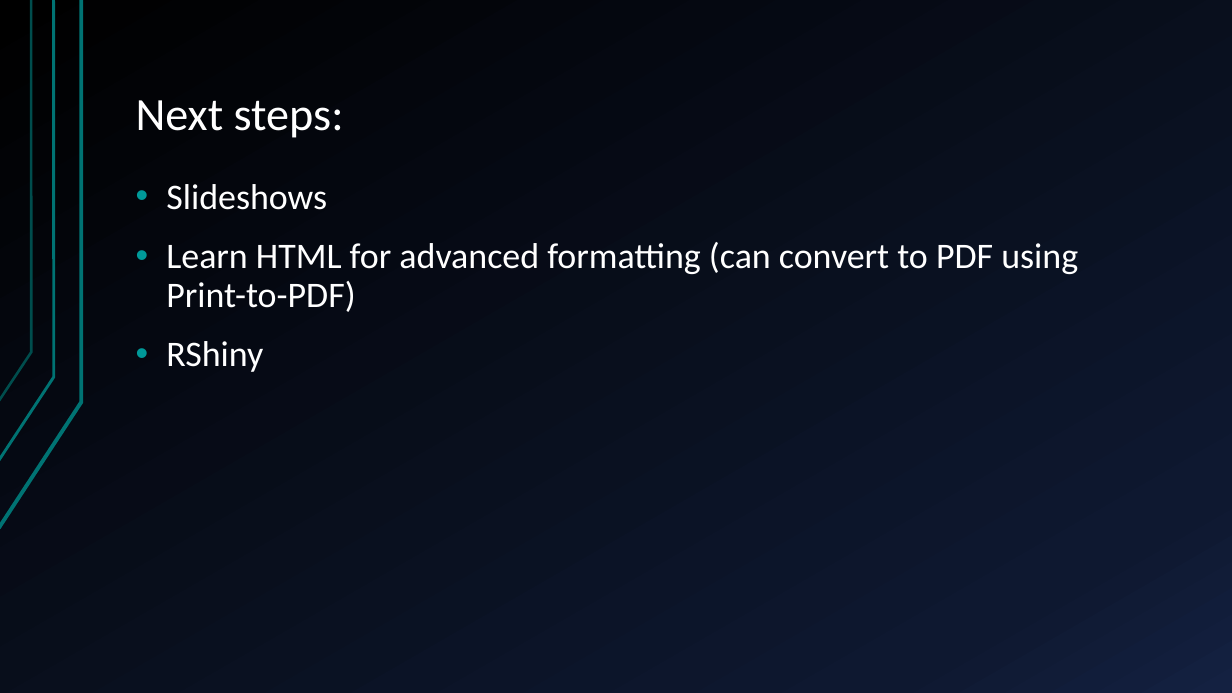
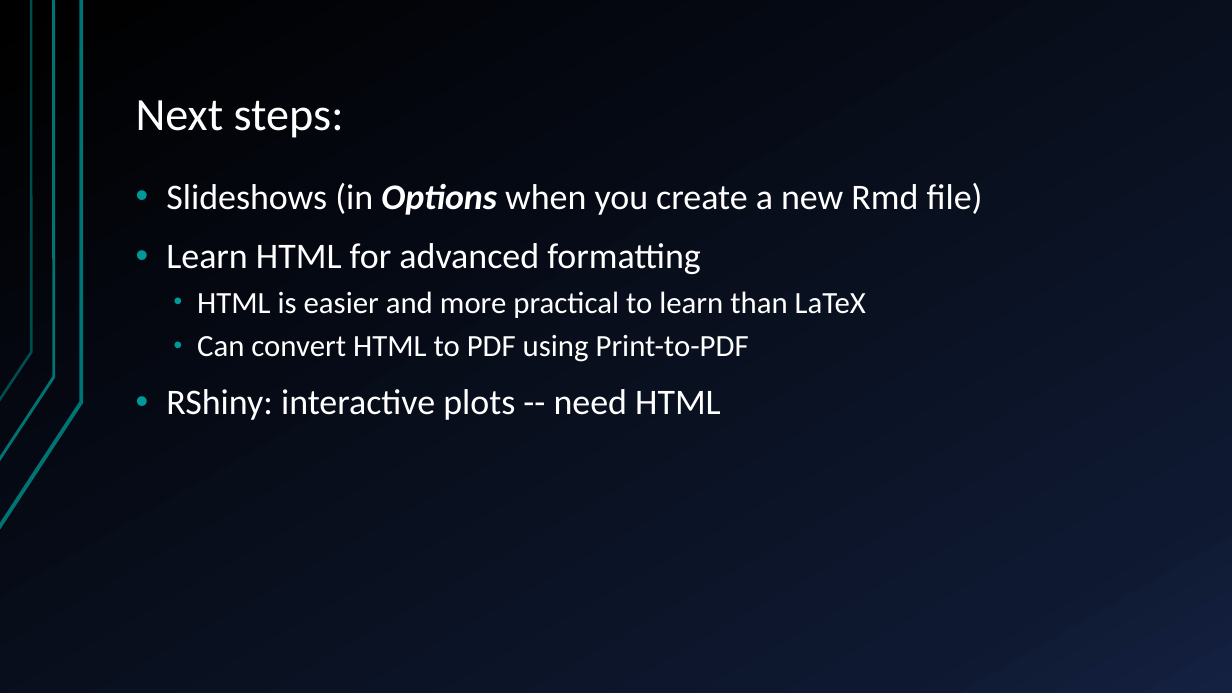
Before and after one commit to QFCatMSU/RMarkdown-Workshop-Material, a slide deck: slide 17 of docs/RMD-Presentation.pptx (slide 16 before the commit). Drawn at 1232x693 pixels with LibreOffice and Linux fonts; fonts in the diff are those of the drawing. Boxes give left, top, right and bottom in pixels: in the first picture for what was removed or moved away, otherwise in the second. Text is boxed around its words. In the diff, an @@ line names an element or a change of style, - is before the commit and + after.

```diff
--- a/docs/RMD-Presentation.pptx
+++ b/docs/RMD-Presentation.pptx
@@ text at box(166, 183, 983, 420): text changed @@
-• Slideshows
-• Learn HTML for advanced formatting (can convert to PDF using Print-to-PDF)
-• RShiny
+• Slideshows (in Options when you create a new Rmd file)
+• Learn HTML for advanced formatting
+  • HTML is easier and more practical to learn than LaTeX
+  • Can convert HTML to PDF using Print-to-PDF
+• RShiny: interactive plots -- need HTML
```
Also in this commit, not shown: 15 other slides changed, 1 slide added, 6 other files.
